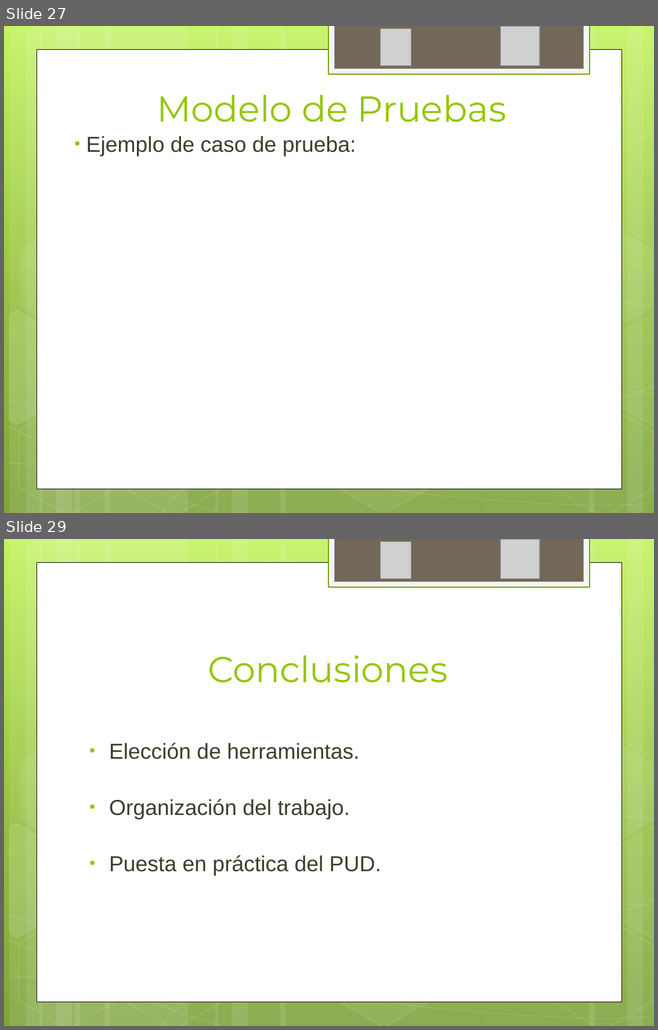
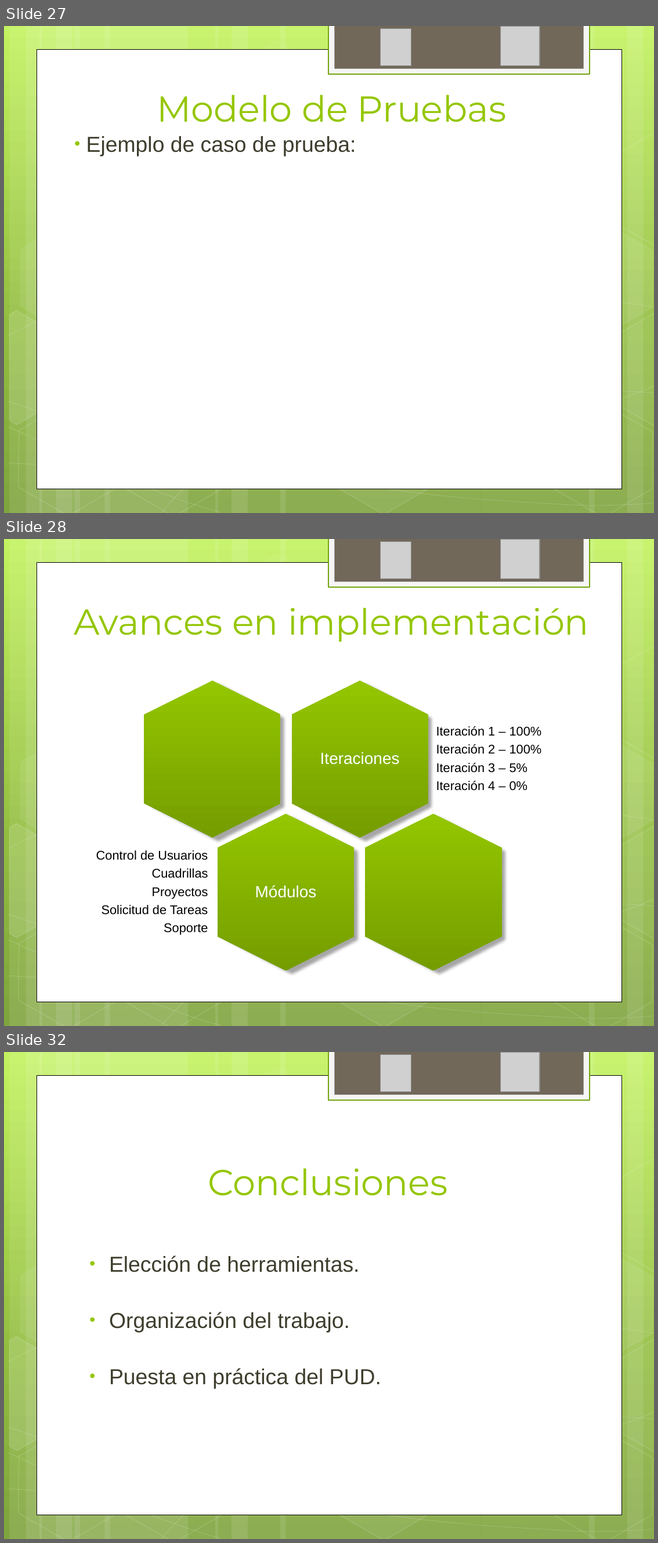
Before and after one commit to ptissera/habilitacion-profesional-2012-4k4, a slide deck: Documentacion/Proyecto/Iteracion3/Presentacion 3 - Modelos del Sistema.pptx. Shown one above the other, each under a label of ours: slides 27 and 29 before the commit, slides 27, 28 and 32 after it; the slides between them are not shown. The pictures are 658x1030 and 658x1543 pixels, drawn with LibreOffice and Linux fonts; fonts in the diff are those of the drawing; grey boxes stand for pictures. Boxes give left, top, right and bottom in pixels: in the first picture for what was removed or moved away, otherwise in the second. Text is boxed around its words. In the diff, an @@ line names an element or a change of style, - is before the commit and + after.

Commit message:
avances de implementacion y seguimiento de la planificacion

```diff
--- a/Documentacion/Proyecto/Iteracion3/Presentacion 3 - Modelos del Sistema.pptx
+++ b/Documentacion/Proyecto/Iteracion3/Presentacion 3 - Modelos del Sistema.pptx
@@ slide 28 added at bbox=[4, 539, 654, 1026], background gradient #C3F35F to #93BF3F to #81A53E; not listed: 31 template elements that a slide beside it also shows @@
@@ picture added at bbox=[380, 541, 411, 578] @@
@@ picture added at bbox=[500, 540, 540, 579] @@
@@ title added at bbox=[74, 608, 589, 642], 40 pt, text #94C600 @@
+Avances en implementación
@@ group added at bbox=[96, 681, 542, 971]: 4 hexagons, 4 texts @@
+Iteraciones
+Iteración 1 – 100%
+Iteración 2 – 100%
+Iteración 3 – 5%
+Iteración 4 – 0%
+Módulos
+Control de Usuarios
+Cuadrillas
+Proyectos
+Solicitud de Tareas
+Soporte
@@ what was slide 29 is now slide 32 @@
```
Also in this commit, not shown: 1 slide changed, 2 other slides added.
